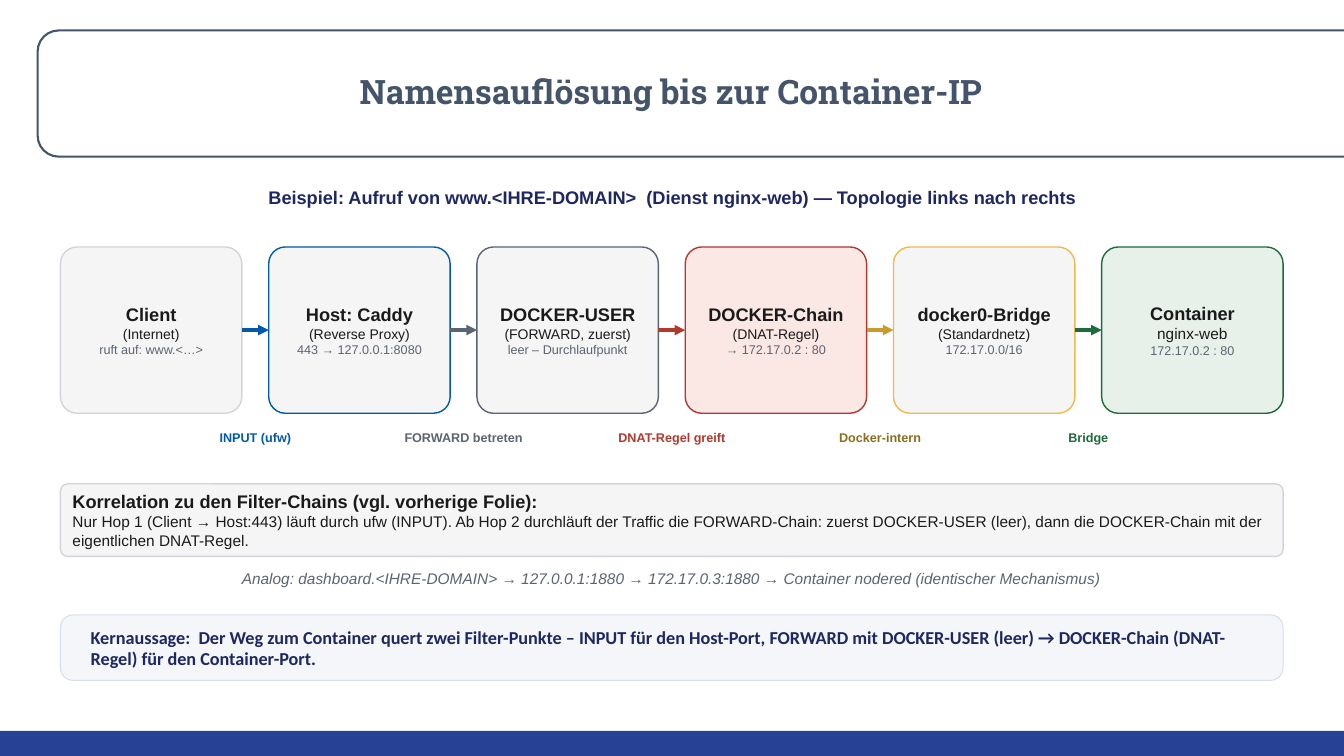
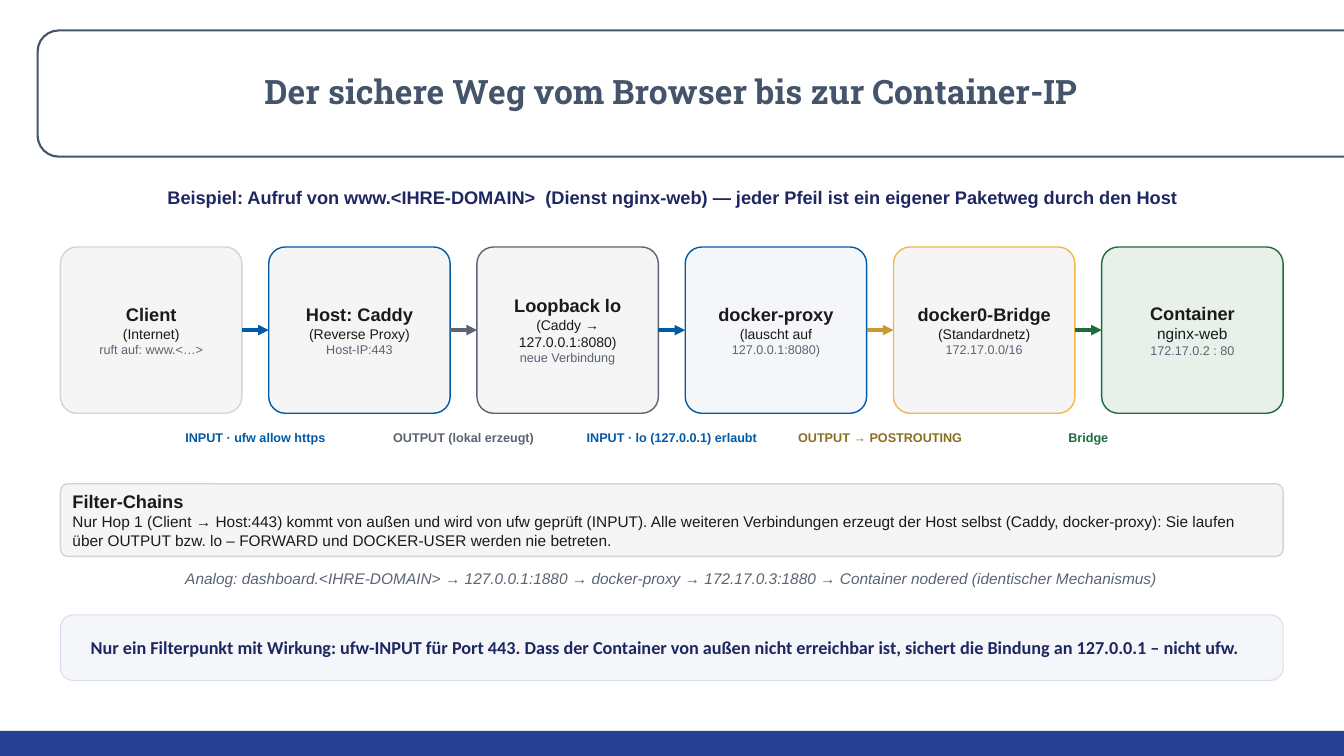
Before and after one commit to Lotter69/2026_02_linux, a slide deck: slide 8 of Vorbereitung/Lab_05_Folien.pptx (slide 7 before the commit). Drawn at 1344x756 pixels with LibreOffice and Linux fonts; fonts in the diff are those of the drawing; background and template pictures are left out. Boxes give left, top, right and bottom in pixels: in the first picture for what was removed or moved away, otherwise in the second. Text is boxed around its words. In the diff, an @@ line names an element or a change of style, - is before the commit and + after.

```diff
--- a/Vorbereitung/Lab_05_Folien.pptx
+++ b/Vorbereitung/Lab_05_Folien.pptx
@@ title at [264, 78, 1076, 111]: text changed @@
-Namensauflösung bis zur Container-IP
+Der sichere Weg vom Browser bis zur Container-IP
@@ text at [167, 190, 1177, 208]: text changed @@
-Beispiel: Aufruf von www.<IHRE-DOMAIN> (Dienst nginx-web) — Topologie links nach rechts
+Beispiel: Aufruf von www.<IHRE-DOMAIN> (Dienst nginx-web) — jeder Pfeil ist ein eigener Paketweg durch den Host
@@ rounded rectangle "docker-proxy" at [686, 247, 867, 413]: fill #FBE7E4 to #F4F6FA; outline #B03A2E 1 pt to #005AA8 1 pt @@
@@ text in rounded rectangle at [514, 299, 621, 365]: text changed; size 9 to 10 pt @@
-DOCKER-USER
-(FORWARD, zuerst)
-leer – Durchlaufpunkt
+Loopback lo
+(Caddy → 127.0.0.1:8080)
+neue Verbindung
@@ text in rounded rectangle at [718, 307, 833, 357]: text changed @@
-DOCKER-Chain
-(DNAT-Regel)
-→ 172.17.0.2 : 80
+docker-proxy
+(lauscht auf
+127.0.0.1:8080)
@@ text in rounded rectangle at [326, 345, 393, 354]: text changed @@
-443 → 127.0.0.1:8080
+Host-IP:443
@@ arrow (658, 330) - (686, 330): stroke #B03A2E 2.5 pt to #005AA8 2.5 pt @@
@@ text at [185, 433, 325, 445]: text changed @@
-INPUT (ufw)
+INPUT · ufw allow https
@@ text at [393, 433, 534, 445]: text changed @@
-FORWARD betreten
+OUTPUT (lokal erzeugt)
@@ text at [587, 433, 757, 445]: text changed; text colour #B03A2E to #005AA8 @@
-DNAT-Regel greift
+INPUT · lo (127.0.0.1) erlaubt
@@ text at [798, 433, 962, 442]: text changed @@
-Docker-intern
+OUTPUT → POSTROUTING
@@ text in rounded rectangle at [72, 494, 1234, 546]: text changed @@
-Korrelation zu den Filter-Chains (vgl. vorherige Folie):
-Nur Hop 1 (Client → Host:443) läuft durch ufw (INPUT). Ab Hop 2 durchläuft der Traffic die FORWARD-Chain: zuerst DOCKER-USER (leer), dann die DOCKER-Chain mit der eigentlichen DNAT-Regel.
+Filter-Chains
+Nur Hop 1 (Client → Host:443) kommt von außen und wird von ufw geprüft (INPUT). Alle weiteren Verbindungen erzeugt der Host selbst (Caddy, docker-proxy): Sie laufen über OUTPUT bzw. lo – FORWARD und DOCKER-USER werden nie betreten.
@@ text at [185, 573, 1156, 587]: text changed @@
-Analog: dashboard.<IHRE-DOMAIN> → 127.0.0.1:1880 → 172.17.0.3:1880 → Container nodered (identischer Mechanismus)
+Analog: dashboard.<IHRE-DOMAIN> → 127.0.0.1:1880 → docker-proxy → 172.17.0.3:1880 → Container nodered (identischer Mechanismus)
@@ text at [91, 641, 1238, 657]: text changed @@
-Kernaussage: Der Weg zum Container quert zwei Filter-Punkte – INPUT für den Host-Port, FORWARD mit DOCKER-USER (leer) → DOCKER-Chain (DNAT-Regel) für den Container-Port.
+Nur ein Filterpunkt mit Wirkung: ufw-INPUT für Port 443. Dass der Container von außen nicht erreichbar ist, sichert die Bindung an 127.0.0.1 – nicht ufw.
```
Also in this commit, not shown: 8 other slides changed, 2 slides added, 1 slide removed, 2 other files.
